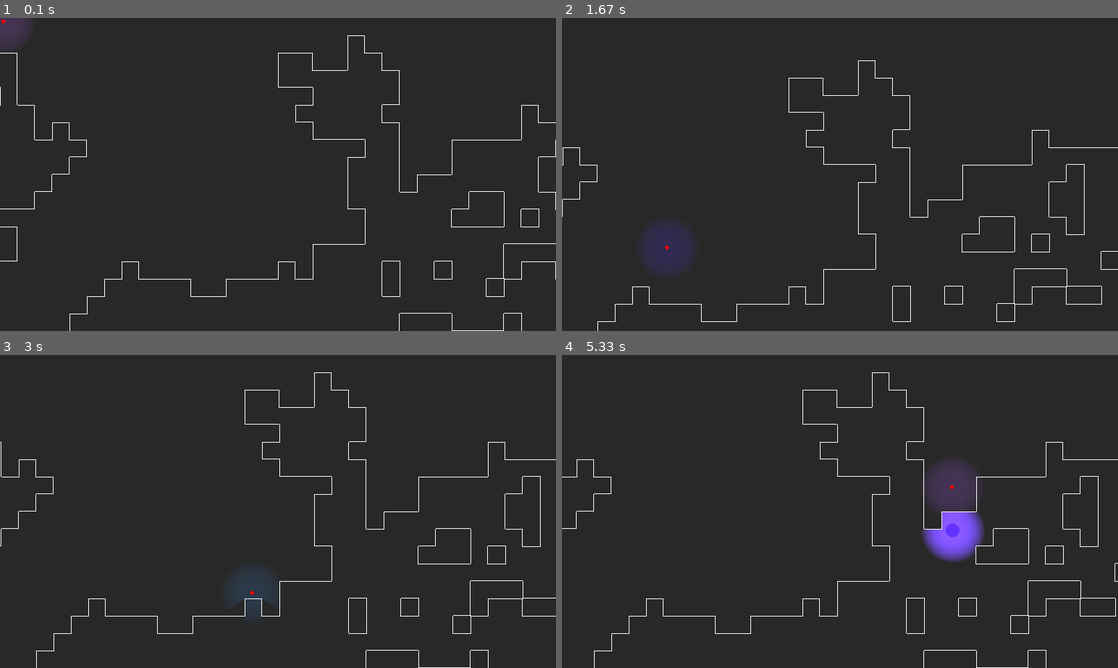
Above: before the commit, frames 1-4 (two rows, left to right).
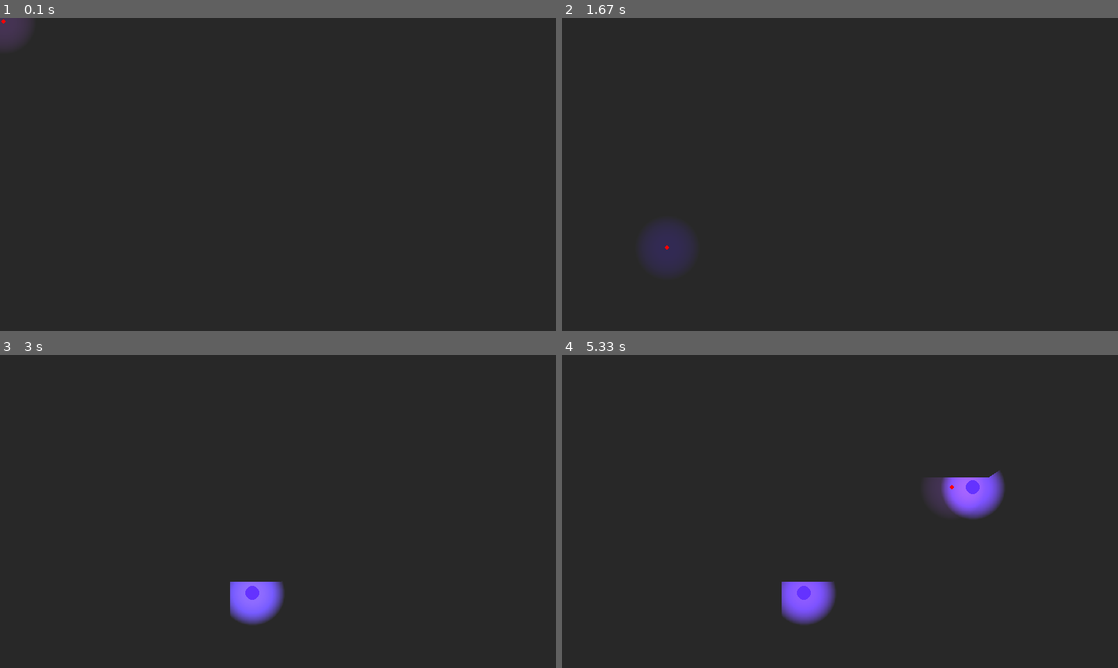
Above: after the commit, the same moments.

Repository: Sarvesh-Mk/pyweek_35
Game: pygame game, started from main.py
The game is run twice, just before and just after one commit, with the same random seed, the same clock (stepped at 60 frames per second) and the same inputs.
Inputs (mouse positions are in pixels of both pictures, inside the frame that each line leads up to):
- Up to frame 1 (0.1 s): no input
- Up to frame 2 (1.67 s): hold D 0.33-0.8 s; move the mouse to (817, 187) at 0.37 s; hold W 0.83-1.13 s; move the mouse to (840, 193) at 0.87 s; click (667, 127) at 1.22 s; hold D from 1.5 s (still down); click (667, 246) at 1.58 s
- Up to frame 3 (3 s): release D at 1.97 s; hold A 2-2.53 s; click (344, 539) at 2.08 s; hold S 2.57-2.87 s; click (289, 405) at 2.65 s; click (250, 592) at 2.95 s
- Up to frame 4 (5.33 s): hold A 3.23-3.63 s; click (840, 549) at 3.32 s; hold W 3.67-4.03 s; click (823, 458) at 3.75 s; hold D 4.07-4.7 s; click (984, 561) at 4.15 s; hold S 4.73-5.1 s; click (751, 408) at 4.82 s; hold A from 5.13 s (still down); click (951, 486) at 5.22 s

The runs differ from the first frame. In frame 1, 1.1% of the frame differs, in the area x 0-100%, y 5-100%; in frame 2, 1.1%; in frame 3, 2.4%; in frame 4, 5.0%.

Commit message:
cleaned up code and stopped rendering walls

Diff:
--- a/generated_map_1.txt
+++ b/generated_map_1.txt
@@ -1,50 +1,50 @@
-0000000000000000000000000000000000000000000000000000000000000000000011111111100110000000000000000000
-0000000000000000000000000000000000000000000000000000000000000000000111111111111111000000000000000000
-0000000000000000000000000000000000000000000000000000000000000000011111111111011111000000000000000000
-0000000000000000000000000000000000000000000000000000000000000000111111111111110011000000000000000000
-0000000000000000000000000000000000000000000000000000000000000000011111111111110111000000000000000000
-0000000000000000000000000000000000000000000000000000000000000111111111111101111111000000000000000000
-0000000000000000000000000000000000000000000000000000000000000111111111111111111111110000000000000000
-0000000000000000000000000000000000000000000000000000000000000011101111111111111111110000000000000000
-0000000000000000000000000000000000000000000000000000000000011111111111111111111111100000000000000000
-0000000000000000000000000000000000000000000000000000000000010111111111111111111111111000000000000000
-0000000000000000000000000000000000000000000000000000000000111110011111111111111111111000000000000000
-0000000000000000000000000000000000000000000000000000000000111100101111111111011110100000000000000000
-0000000000000000000000000000000000000000000010000000000000111100111111111101110100111000000000000000
-0000000000000000000000000000000000000000000110000000000000001111110111111111010000001100000000000000
-0000000000000000000000000000000000000000000110000000000111111111111111111110000000001100000000000000
-0000000000000000000000000000000000000000000111000000001111111111111111111110011000101100000000000000
-0000000000000000000000000000000000000000001111100000001111111111111111111110011000111100000000000000
-0000000000000000000000000000000000000000001011100000111111111111111111111110011111111110000000000000
-0000000000000000000000000000000000000000001111111000111101111111111101111111111111111111000000000000
-0000000000000000000000000000000000000000000111110000111101111111111111101111111111111111100000000000
-0000000000000000000000000000000000000000001101111010011111111111111111001111011011111111000000000000
-0000000000000000000000000000000000000000001111011110011111111111111111000000011111111111000000000000
-0000000000000000000000000000000000000000000011011011111111111111111111110000011101111111000000000000
-0000000000000000000000000000000000000000000001001000001111111111111111111000011111111110000000000000
-0000000000000000000000000000000000000000000000000000001111111111111111111000111111111111100000000000
-0000000000000000000000000000000000000000000000000011101111110101111111111100111111011111110000000000
-0000000000000000000000000000000000000000000000000001111111111111111111111111111111111111100000000000
-0000000000000000000000000000000000000000000000000001111111111111111110111111111111111111100000000000
-0000000000000000000000000000000000000000000000000000111111111111111110111111111111010000000000000000
-0000000000000000000000000000000000000000000000000000101111111111111111111111111111000000000000000000
-0000000000000000000000000000000000000000000000000001111111111111111111111111111111000000000000000000
-0000000000000000000000000000000000000000000000000000001111111111111111111111111110000000000000000000
-0000000000000000000000000000000000000000000000000000001111111111111111111111111111100000000000000000
-0000000000000000000000000000000000000000000000000000011111111111111111111111111111100000000000000000
-0000000000000000000000000000000000000000000000000000000010111111111111111111111111100000000000000000
-0000000000000000000000000000000000000000000000000000000111111100111111111111111111100000000000000000
-0000000000000000000000000000000000000000000000000000001111111111111111111111111111100000000000000000
-0000000000000000000000000000000000000000000000000000001111111111111111111111111111110000000000000000
-0000000000000000000000000000000000000000000011110000001111111110111111111111111111110000000000000000
-0000000000000000000000000000000000000000000111100001111111111110111111111111111111110000000000000000
-0000000000000000000000000000000000000000000111101000111111111111111110111111111111110000000000000000
-0000000000000000000000000000000000000000011111111100111111111111011110111111111111110000000000000000
-0000000000000000000000000000000000000000111111111001111111111111011111100111111111111100000000000000
-0000000000000000000000000000000000000000111111111111111111111111111110001111111111111100000000000000
-0000000000000000000000000000000000000001111100111111111111111111111110011111111111110000000000000000
-0000000000000000000000000000000000000000111001111011111111111111111111011111111111111000000000000000
-0000000000000000000000000000000000000000111111111111111111111111111111111111101111111000000000000000
-0000000000000000000000000000000000000000111111111111111111111011111111111111111111110000000000000000
-0000000000000000000000000000000000000000011110001001111111111011111111001011111001110000000000000000
-0000000000000000000000000000000000000000000110001000011111100011111111111001111001100000000000000000
+0000000000000000000000000000000111111111111111110011000000000000000000000000000000000000000000000000
+0000000000000000000000001110110111111111111111111111100110000000000000000000000000000000000000000000
+0000000000000000000000001110111111101111111111111111111110000000000000000000000000000000000000000000
+0000000000000000000000011011111011111111111111111111111011100000000000000000000000000000000000000000
+0000000000000000000100010011111111111111111110111111110000100000000000000000000000000000000000000000
+0000000000000000001111010010111111011100000101111111110000100000000000000000000000000000000000000000
+0000001100000111100101110000000111111100011111111111111111100000000000000000000000000000000000000000
+1100001111111101111100000000000110111000111111111001111100100000000000000000000000000000000000000000
+1110000111111100110000000000001111111011111111111101111100000000000000000000000000000000000000000000
+1110001111000000010000000000000001111110100111111101111100000000000000000000000000000000000000000000
+1101101111000000000000000000000011110000000111111111111000000000000000000000000000000000000000000000
+1111101111000000000000000000000011110000001111111111110000000000000000000000000000000000000000000000
+1111111111100000000000000000001101110000111111011111100000000000000000000000000000000000000000000000
+1111000010000000000000000000011111110000011111011110101111100000000000000000000000000000000000000000
+1110010000000000000000000000011111100000011111011110111111100000000000000000000000000000000000000000
+1111110000000000000000001111111111110000001110111111111111000000000000000000000000000000000000000000
+1111111000000000000000001111111111111000011111111101111101000000000000000000000000000000000000000000
+1111111000000000000000000111111111111101111101111111101111000000000000000000000000000000000000000000
+1111111110000000000000000000011111111011111111111111111111000000000000000000000000000000000000000000
+1111111111000000000000000000011110100011111111111111100111000000000000000000000000000000000000000000
+1111111111110000000000000000001110000001111111111111100111000000000000000000000000000000000000000000
+1111111101111000000000000000001011110000111011111111111110000000000000000000000000000000000000000000
+1111111110111000000000000000001111111100011011111111111110000000000000000000000000000000000000000000
+1111111010111000000000000000000011110111001110111111111000000000000000000000000000000000000000000000
+1111100011100000000000000000000001111111011110110011100000000000000000000000000000000000000000000000
+1100100011000000000000000000000000111111011111111110100000000000000000000000000000000000000000000000
+0001100001110000000000000000000000001100011111001100100000000000000000000000000000000000000000000000
+0011110011111000000000000000000000001110111111001100000000000000000000000000000000000000000000000000
+0011111111111000000000000000000000000011111111100100000000000000000000000000000000000000000000000000
+0001010111111100000000000000000000000011101111100100000000000000000000000000000000000000000000000000
+0011000011111110000000000000000000000111111110111000000000000000000000000000000000000000000000000000
+0010000001111111000000000000000000001100111111100000000000000000000000000000000000000000000000000000
+0110000001111111000000000000000000001111100011000000000000000000000000000000000000000000000000000000
+0110011001110101000000000000000000011111111111110000000000000000000000000000000000000000000000000000
+1111111111111100000000000000001111111111101111110000000000000000000000000000000000000000000000000000
+1111111111101100000011110000001111111111111111100000000000000000000000000000000000000000000000000000
+1111111101001110000011111000001011111111111111111000000000000000000000000000000000000000000000000000
+1111111100000011100001001111001111111111111111110000000000000000000000000000000000000000000000000000
+0011111100000011110111011111100111110111111111111000000000000000000000000000000000000000000000000000
+0000111111000111111110011111111111111111111111111100000000000000000000000000000000000000000000000000
+0000000011111111110000101101111111111111111111111110000000000000000000000000000000000000000000000000
+0000000011100111110011111111111111111111111111100000000000000000000000000000000000000000000000000000
+0000011111111111111111101111111111111111111111100000000000000000000000000000000000000000000000000000
+0000111111101111111111101110111111111111111111000000000000000000000000000000000000000000000000000000
+0001111111111110011110111110111111111111001110000000000000000000000000000000000000000000000000000000
+0001111111111110010001110011111111011111011100000000000000000000000000000000000000000000000000000000
+0011111111101111011111111111111111011111111110000000000000000000000000000000000000000000000000000000
+0001111111110111011111111111111111001111111110000000000000000000000000000000000000000000000000000000
+0001111111011111111111111111111000001111111111000000000000000000000000000000000000000000000000000000
+0000011110001100001111111111010000000001111111000000000000000000000000000000000000000000000000000000
--- a/lights/lights.py
+++ b/lights/lights.py
@@ -39,8 +39,8 @@
         mx, my = pygame.mouse.get_pos()
         self.visible_walls = self.light_box.render(screen, offset)
         # wall lines
-        for wall in self.visible_walls:
-            wall.render(screen)
+        # for wall in self.visible_walls:
+        #     wall.render(screen)
 
         # dots for light
         for m in self.mouse_light_offsets:
--- a/main.py
+++ b/main.py
@@ -20,12 +20,6 @@
 
         self.offset = [WIDTH // 2, HEIGHT // 2]
 
-        # map
-        self.map = Map(100, 50)
-
-        # lighting
-        self.lights = Lights(self.screen, self.offset, self.map)
-
         # controls
         self.controls = Controls()
 
@@ -36,6 +30,8 @@
     def new(self):
         self.all_sprites = pygame.sprite.Group()
         # self.camera = Camera(self.map.width, self.map.height)
+        self.map = Map(100, 50)
+        self.lights = Lights(self.screen, self.offset, self.map)
 
     def run(self):
         self.playing = True
@@ -49,13 +45,13 @@
         self.timer += 1
 
         if self.controls.right:
-            self.offset[0] += 2
+            self.offset[0] += 5
         if self.controls.left:
-            self.offset[0] -= 2
+            self.offset[0] -= 5
         if self.controls.up:
-            self.offset[1] -= 2
+            self.offset[1] -= 5
         if self.controls.down:
-            self.offset[1] += 2
+            self.offset[1] += 5
 
         self.lights.update(self.timer, self.offset)
         self.all_sprites.update()
@@ -86,7 +82,6 @@
             mouse_event = self.controls.mouse_input(event)
             if mouse_event == 1:
                 x, y = pygame.mouse.get_pos()
-                print(self.map.get_tile(x, y, self.offset))
                 if self.map.get_tile(x, y, self.offset) == '1':
                     self.tower_manager.add_tower(self.offset, self.lights)
 
Not shown, changed: .gitignore
